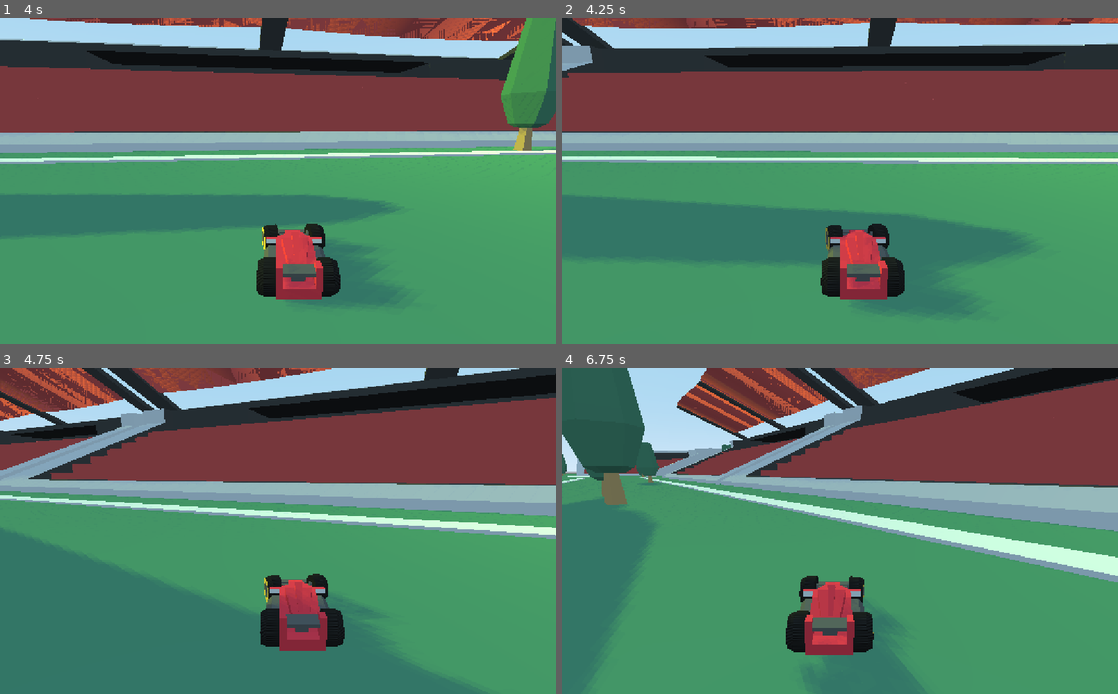
Above: before the commit, frames 1-4 (two rows, left to right).
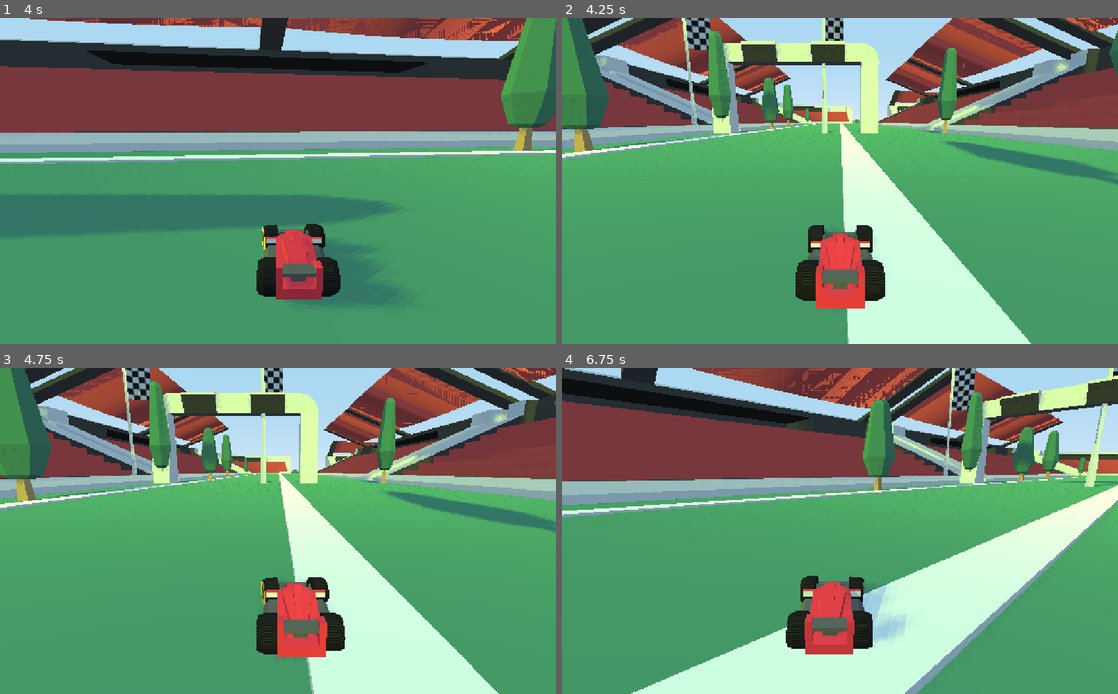
Above: after the commit, the same moments.

Repository: RichoM/LowPolyRacing
Game: Godot game, scene res://Race.tscn
Two runs of this game, one before a commit and one after it. Both use one fixed random seed, a clock stepped at 60 frames per second and the inputs below.
Inputs:
- Up to frame 1 (4 s): hold Right (car_turnright) 0.53-1.28 s; hold Down (car_backwards) 1.28-2.03 s; hold Right (car_turnright) 2.03-2.78 s; hold Up (car_forward) 2.78-3.53 s; hold Left (car_turnleft) from 3.53 s (still down)
- Up to frame 2 (4.25 s): keep holding Left (car_turnleft); tap R (level_reset, bound only after the commit) at 4.15 s
- Up to frame 3 (4.75 s): keep holding Left (car_turnleft)
- Up to frame 4 (6.75 s): release Left (car_turnleft) at 5.03 s; hold Down (car_backwards) 5.03-5.78 s; hold Right (car_turnright) 5.78-6.53 s; hold Up (car_forward) from 6.53 s (still down)

Frame 1 is identical in both runs. In frame 2, 57% of the frame differs, in the area x 0-100%, y 0-100%; in frame 3, 67%; in frame 4, 60%.

Commit message:
Added a reset button

Diff:
--- a/car.gd
+++ b/car.gd
@@ -7,6 +7,9 @@
 onready var camera = $Camera
 
 func _process(delta):
+	if Input.is_action_just_released("level_reset"):
+		get_tree().reload_current_scene()
+
 	if Input.is_action_pressed("car_forward"):
 		engine_force = -ACCELERATION * MAX_SPEED
 	elif Input.is_action_pressed("car_backwards"):
--- a/project.godot
+++ b/project.godot
@@ -66,6 +66,11 @@
 , Object(InputEventJoypadButton,"resource_local_to_scene":false,"resource_name":"","device":0,"button_index":2,"pressure":0.0,"pressed":false,"script":null)
  ]
 }
+level_reset={
+"deadzone": 0.5,
+"events": [ Object(InputEventKey,"resource_local_to_scene":false,"resource_name":"","device":0,"alt":false,"shift":false,"control":false,"meta":false,"command":false,"pressed":false,"scancode":82,"unicode":0,"echo":false,"script":null)
+ ]
+}
 
 [rendering]
 
